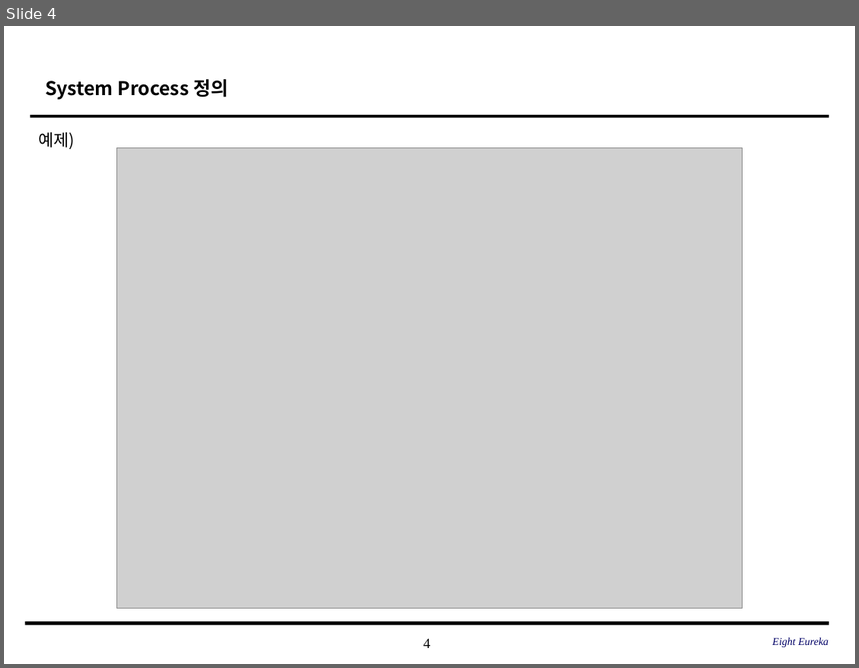
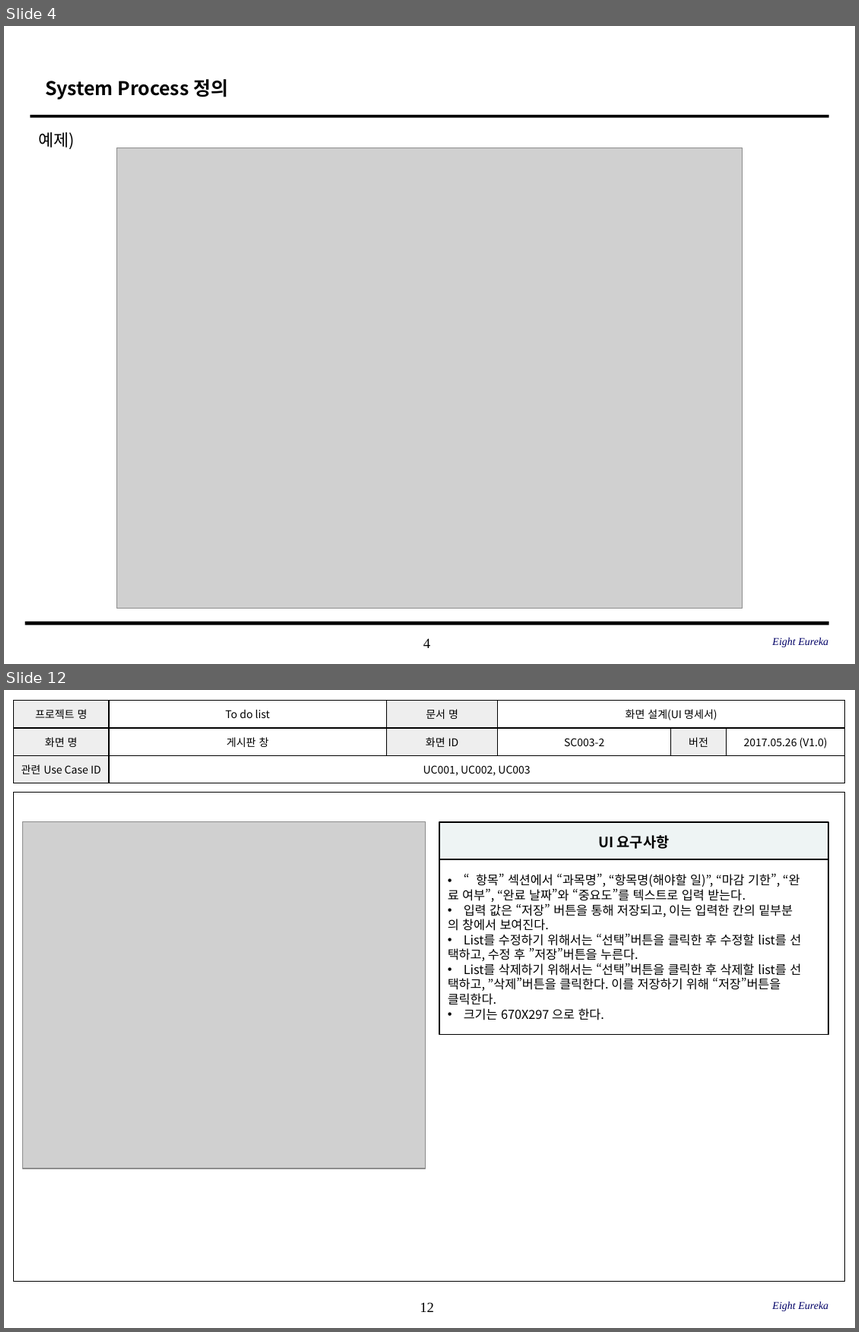
Before and after one commit to SE-admin/8, a slide deck: doc/3_ 설계서/UI Design Template.pptx. Shown one above the other, each under a label of ours: slide 4 before the commit, slides 4 and 12 after it; the slides between them are not shown. The pictures are 859x668 and 859x1332 pixels, drawn with LibreOffice and Linux fonts; fonts in the diff are those of the drawing; grey boxes stand for pictures; background and template pictures are left out. Boxes give left, top, right and bottom in pixels: in the first picture for what was removed or moved away, otherwise in the second. Text is boxed around its words. In the diff, an @@ line names an element or a change of style, - is before the commit and + after.

Commit message:
UI Design Template.pptx 버전 업

```diff
--- a/doc/3_ 설계서/UI Design Template.pptx
+++ b/doc/3_ 설계서/UI Design Template.pptx
@@ slide 12 added at box(4, 690, 855, 1328), background #FFFFFF; not listed: 1 template element that a slide beside it also shows @@
@@ table added at box(13, 700, 844, 783), 3 rows, 6 columns @@
+프로젝트 명 | To do list | 문서 명 | 화면 설계(UI 명세서) |  | 
+화면 명 | 게시판 창 | 화면 ID | SC003-2 | 버전 | 2017.05.26 (V1.0)
+관련 Use Case ID | UC001, UC002, UC003 |  |  |  | 
@@ rectangle added at box(13, 792, 845, 1281), outline #000000 0.75 pt @@
@@ picture added at box(23, 822, 425, 1168) @@
@@ rectangle added at box(439, 822, 829, 872), fill #EEF4F4, outline #000000 1 pt, 12 pt, text #000000, bold @@
+UI 요구사항
@@ rectangle added at box(439, 859, 829, 1035), fill #FFFFFF, outline #000000 1 pt, 10.5 pt, text #000000 @@
+• “항목” 섹션에서 “과목명”, “항목명(해야할 일)”, “마감 기한”, “완
+료 여부”, “완료 날짜”와 “중요도”를 텍스트로 입력 받는다.
+• 입력 값은 “저장” 버튼을 통해 저장되고, 이는 입력한 칸의 밑부분
+의 창에서 보여진다.
+• List를 수정하기 위해서는 “선택”버튼을 클릭한 후 수정할 list를 선
+택하고, 수정 후 ”저장”버튼을 누른다.
+• List를 삭제하기 위해서는 “선택”버튼을 클릭한 후 삭제할 list를 선
+택하고, ”삭제”버튼을 클릭한다. 이를 저장하기 위해 “저장”버튼을
+클릭한다.
+• 크기는 670X297 으로 한다.
@@ text added at box(772, 1302, 829, 1312), 9 pt, text #000066, italic @@
+Eight Eureka
```
Also in this commit, not shown: 9 slides changed, 1 other slide added.
